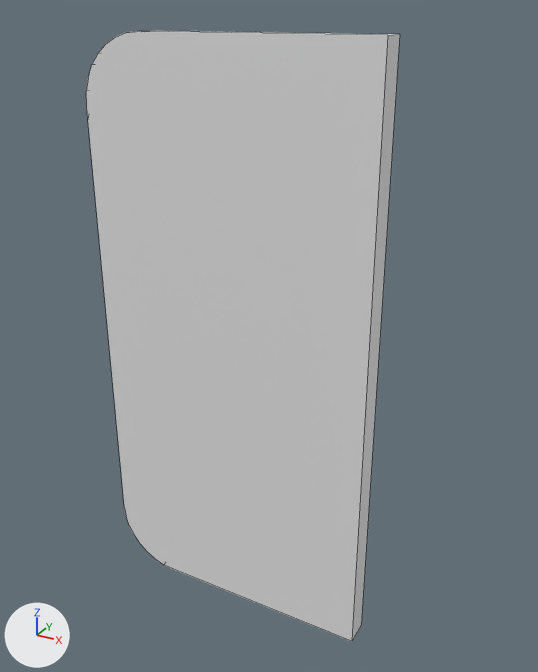
A saved change to the FBX model BlenderFiles/Exports/rightDoor.fbx.
One viewpoint serves both versions: a 50 mm camera at (0.79, -2.23, 2.32) aimed at (-0.43, 0.0, 1.2). Lighting does not change. The marker at lower left points along +X, +Y and +Z. Mesh edges are drawn as thin lines. Materials are left out; every surface is plain grey. Where no turn or scale is listed for an object, it has been applied to the vertices.

The first picture shows 'rightDoor'.
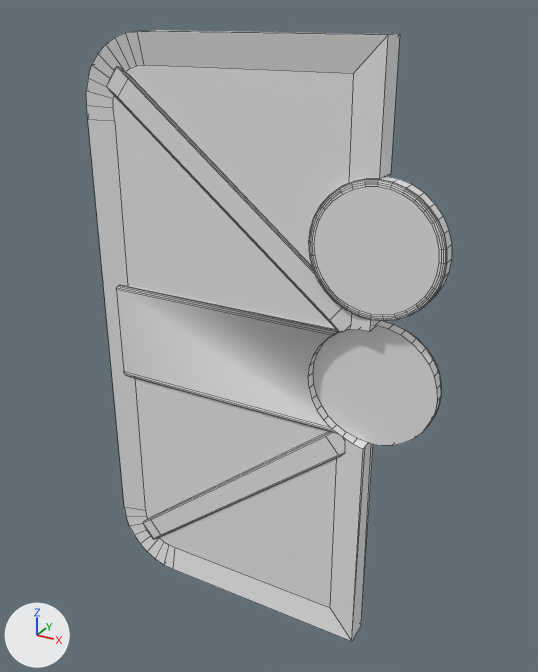
Changed parts and their boxes (x1, y1, x2, y2) in the pictures (538 x 672 px):
'rightDoor', reshaped (17% wider): before (86, 30, 400, 641); after (86, 30, 452, 641)
part 1 of me_rightdoor, added: after (86, 31, 452, 641)

The change, as a diff of the scene's bpy script:
```diff
--- a/BlenderFiles/Exports/rightDoor.fbx.py
+++ b/BlenderFiles/Exports/rightDoor.fbx.py
@@ me_rightdoor @@
 # used by ob_rightdoor; location = (0.0, 0.0, 0.0)
-me_rightdoor.from_pydata(...)  # 42 vertices, 23 faces; spans x -1.12..0.0, y -0.1..0.0, z 0.0..2.25
+me_rightdoor.from_pydata(...)  # 818 vertices, 602 faces; spans x -1.12..0.23, y -0.1..0.01, z 0.0..2.25
+# me_rightdoor part 1: 776 vertices added at x -1.07..0.23, y -0.1..0.01, z 0.11..2.14
```
